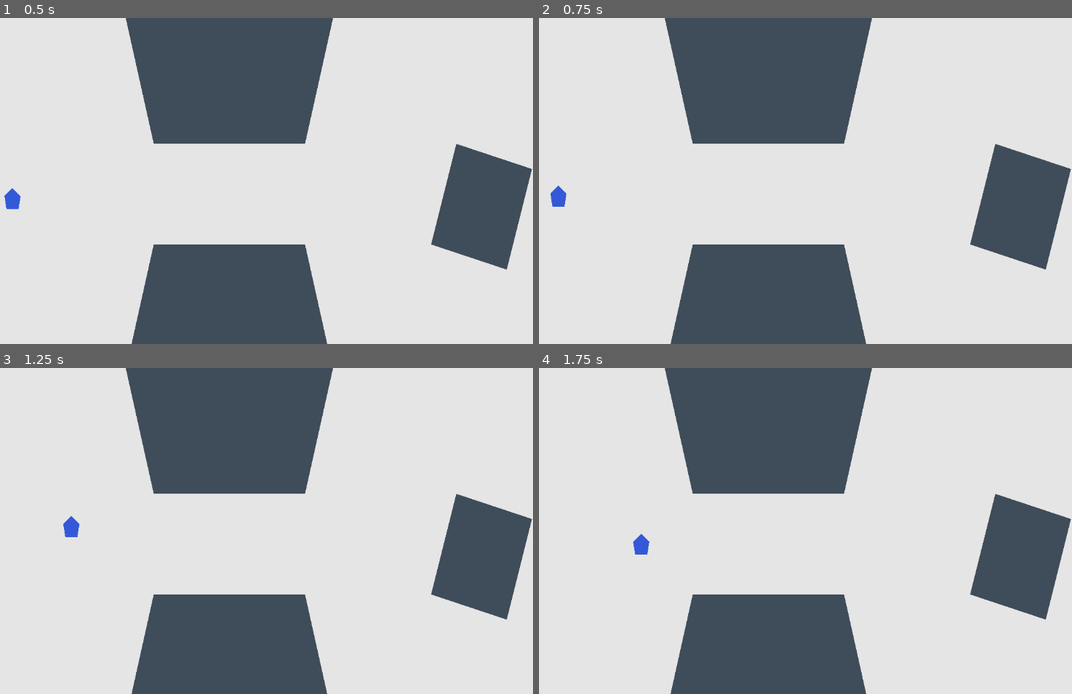
Above: before the commit, frames 1-4 (two rows, left to right).
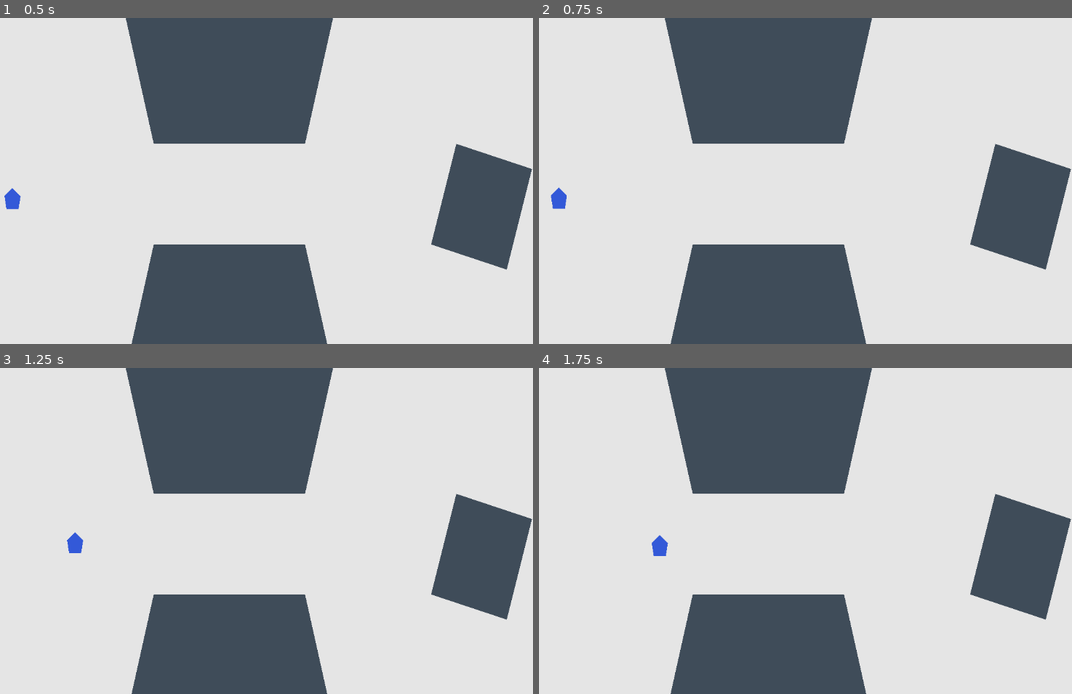
Above: after the commit, the same moments.

Repository: cblab/kingslayer
Game: Godot game, scene res://scenes/Main.tscn
The game is run twice, just before and just after one commit, with the same random seed, the same clock (stepped at 60 frames per second) and the same inputs.
Inputs (mouse positions are in pixels of both pictures, inside the frame that each line leads up to):
- Up to frame 1 (0.5 s): no input
- Up to frame 2 (0.75 s): tap Enter at 0.5 s; move the mouse to (906, 164) at 0.52 s; click (906, 164) at 0.67 s
- Up to frame 3 (1.25 s): no input
- Up to frame 4 (1.75 s): move the mouse to (666, 547) at 1.27 s; click (666, 547) at 1.42 s

Frame 1 is identical in both runs. In frame 2, less than 0.1% of the frame differs, in the area x 2-6%, y 51-59%; in frame 3, 0.3%; in frame 4, 0.3%, in the area x 17-25%, y 50-58%.

Commit message:
Implement NavigationAgent pathing through world chokepoint

Diff:
--- a/scenes/World.tscn
+++ b/scenes/World.tscn
@@ -3,7 +3,8 @@
 [ext_resource type="PackedScene" path="res://scenes/units/Unit.tscn" id="1_unit_scene"]
 
 [sub_resource type="NavigationPolygon" id="1_navigation_polygon"]
-vertices = PackedVector2Array(0, 0, 300, 0, 300, 1080, 0, 1080, 300, 260, 900, 260, 900, 440, 300, 440, 800, 0, 1920, 0, 1920, 260, 800, 260, 800, 500, 1920, 500, 1920, 1080, 800, 1080, 800, 260, 950, 260, 950, 500, 800, 500, 1150, 260, 1920, 260, 1920, 500, 1150, 500)
+outlines = Array[PackedVector2Array]([PackedVector2Array(0, 0, 1920, 0, 1920, 1080, 0, 1080), PackedVector2Array(300, -200, 800, -200, 700, 250, 400, 250), PackedVector2Array(300, 900, 800, 900, 700, 450, 400, 450), PackedVector2Array(1000, 250, 1150, 300, 1100, 500, 950, 450)])
+vertices = PackedVector2Array(0, 0, 1920, 0, 1920, 1080, 0, 1080, 300, 250, 800, 250, 800, 450, 300, 450, 800, 0, 1920, 250, 800, 250, 800, 0, 1150, 250, 1920, 250, 1920, 0, 800, 450, 950, 450, 950, 500, 800, 500, 1150, 450, 1920, 450, 1920, 500, 1150, 500, 800, 500, 1920, 500, 1920, 1080, 800, 1080)
 polygons = Array[PackedInt32Array]([PackedInt32Array(0, 1, 2, 3), PackedInt32Array(4, 5, 6, 7), PackedInt32Array(8, 9, 10, 11), PackedInt32Array(12, 13, 14, 15), PackedInt32Array(16, 17, 18, 19), PackedInt32Array(20, 21, 22, 23)])
 
 [node name="World" type="Node2D"]
--- a/scenes/units/Unit.tscn
+++ b/scenes/units/Unit.tscn
@@ -17,5 +17,7 @@
 
 [node name="NavigationAgent2D" type="NavigationAgent2D" parent="."]
 path_desired_distance = 8.0
-target_desired_distance = 10.0
+target_desired_distance = 12.0
 navigation_layers = 1
+
+avoidance_enabled = false
--- a/scripts/units/unit.gd
+++ b/scripts/units/unit.gd
@@ -15,10 +15,16 @@
 		move_and_slide()
 		return
 
+	var path := _navigation_agent.get_current_navigation_path()
+	if path.is_empty():
+		velocity = Vector2.ZERO
+		move_and_slide()
+		return
+
 	var next_path_position := _navigation_agent.get_next_path_position()
 	var to_next := next_path_position - global_position
 
-	if to_next.length_squared() <= 0.0001:
+	if to_next.length() <= _navigation_agent.path_desired_distance:
 		velocity = Vector2.ZERO
 	else:
 		velocity = to_next.normalized() * move_speed
